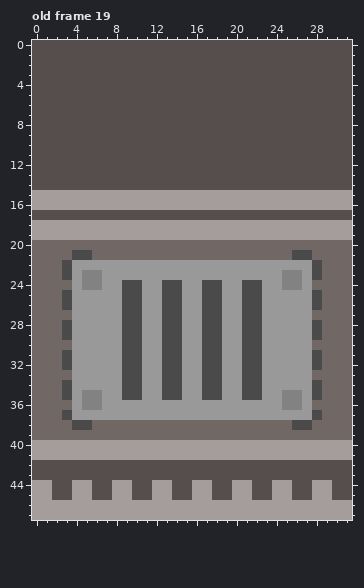
Two states of a pixel-art file, assets/art/map32x48.aseprite. The picture above was drawn from the file before the commit.
32x48 pixels, 20 frames. Colours within 5 levels of each other are drawn and written as one. Shown: old frame 19.
The same view after the edit:
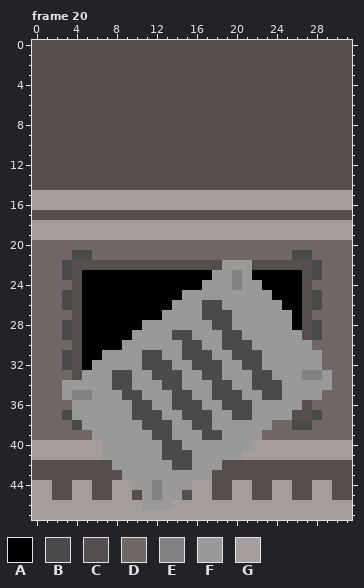
Palette (. is transparent): A #000000  B #4a4a4a  C #554e4c  D #716765  E #828282  F #999999  G #a49d9c
A new or re-ordered frame is compared with the old frame closest to it.
Changes in this commit:
frames 20 -> 21
layer "Layer 3" added
--- frame 20 is new; against old frame 19, layers "Layer 3", "Layer 2"
@@ x 0..31 @@
 21 DDDDBBDDDDDDDDDDDDDDDDDDDDBBDDDD
-22 DDDBFFFFFFFFFFFFFFFFFFFFFFFFBDDD
-23 DDDBFEEFFFFFFFFFFFFFFFFFFEEFBDDD
-24 DDDDFEEFFBBFFBBFFBBFFBBFFEEFDDDD
-25 DDDBFFFFFBBFFBBFFBBFFBBFFFFFBDDD
-26 DDDBFFFFFBBFFBBFFBBFFBBFFFFFBDDD
-27 DDDDFFFFFBBFFBBFFBBFFBBFFFFFDDDD
-28 DDDBFFFFFBBFFBBFFBBFFBBFFFFFBDDD
-29 DDDBFFFFFBBFFBBFFBBFFBBFFFFFBDDD
-30 DDDDFFFFFBBFFBBFFBBFFBBFFFFFDDDD
-31 DDDBFFFFFBBFFBBFFBBFFBBFFFFFBDDD
-32 DDDBFFFFFBBFFBBFFBBFFBBFFFFFBDDD
-33 DDDDFFFFFBBFFBBFFBBFFBBFFFFFDDDD
-34 DDDBFFFFFBBFFBBFFBBFFBBFFFFFBDDD
-35 DDDBFEEFFBBFFBBFFBBFFBBFFEEFBDDD
-36 DDDDFEEFFFFFFFFFFFFFFFFFFEEFDDDD
-37 DDDBFFFFFFFFFFFFFFFFFFFFFFFFBDDD
-38 DDDDBBDDDDDDDDDDDDDDDDDDDDBBDDDD
-39 DDDDDDDDDDDDDDDDDDDDDDDDDDDDDDDD
-40 GGGGGGGGGGGGGGGGGGGGGGGGGGGGGGGG
-41 GGGGGGGGGGGGGGGGGGGGGGGGGGGGGGGG
-42 CCCCCCCCCCCCCCCCCCCCCCCCCCCCCCCC
-43 CCCCCCCCCCCCCCCCCCCCCCCCCCCCCCCC
-44 GGCCGGCCGGCCGGCCGGCCGGCCGGCCGGCC
-45 GGCCGGCCGGCCGGCCGGCCGGCCGGCCGGCC
-46 GGGGGGGGGGGGGGGGGGGGGGGGGGGGGGGG
+22 DDDBCCCCCCCCCCCCCCCFFFCCCCCCBDDD
+23 DDDBCAAAAAAAAAAAAAFFEFAAAAACBDDD
+24 DDDDCAAAAAAAAAAAAFFFEFFAAAACDDDD
+25 DDDBCAAAAAAAAAAFFFFFFFFFAAACBDDD
+26 DDDBCAAAAAAAAAFFFBBFFFFFFAACBDDD
+27 DDDDCAAAAAAAAFFFFBBBFFFFFFACDDDD
+28 DDDBCAAAAAAFFFFFFFBBFFFFFFACBDDD
+29 DDDBCAAAAAFFFFBBFFFBBFFFFFFCBDDD
+30 DDDDCAAAAFFFFFFBBFFBBBFFFFFFDDDD
+31 DDDBCAAFFFFBBFFBBBFFBBBFFFFFFDDD
+32 DDDBCAFFFFFBBBFFBBBFFBBFFFFFFDDD
+33 DDDDCFFFBBFFBBBFFBBFFFBBFFFEEFDD
+34 DDDFFFFFBBFFFBBFFFBBFFBBBFFFFFDD
+35 DDDFEEFFFBBFFFBBFFBBBFFBBFFFFDDD
+36 DDDDFFFFFFBBFFBBBFFBBBFFFFFCDDDD
+37 DDDBFFFFFFBBBFFBBBFFBBFFFFCCBDDD
+38 DDDDBFFFFFFBBBFFBBFFFFFFDDBBDDDD
+39 DDDDDDFFFFFFBBFFFBBFFFFDDDDDDDDD
+40 GGGGGGGFFFFFFBBFFFFFFFGGGGGGGGGG
+41 GGGGGGGFFFFFFBBBFFFFFGGGGGGGGGGG
+42 CCCCCCCCFFFFFFBBFFFCCCCCCCCCCCCC
+43 CCCCCCCCCFFFFFFFFFCCCCCCCCCCCCCC
+44 GGCCGGCCGGFFEFFFGGCCGGCCGGCCGGCC
+45 GGCCGGCCGGCFEFFCGGCCGGCCGGCCGGCC
+46 GGGGGGGGGGGFFFGGGGGGGGGGGGGGGGGG
 47 GGGGGGGGGGGGGGGGGGGGGGGGGGGGGGGG
Pixel boxes of the changes (left, top, right, bottom) in both pictures:
changed: (62, 260, 332, 510)
